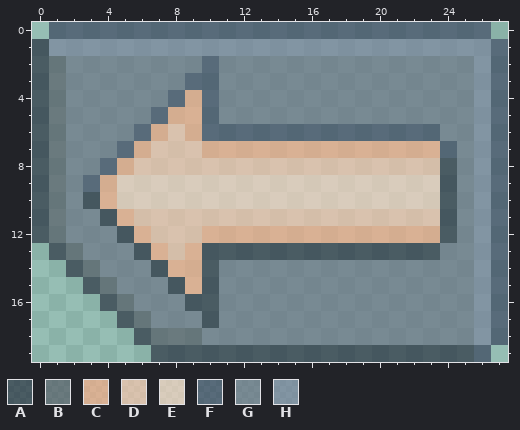
Edited in one commit: pixel-art sprite (M4BO Project/Assets/Sprites/UI/arrowkeys/arrowleft.png). The picture above was drawn from the file before the commit.
The file is 32x32 pixels. The old version is drawn lined up with the new one, on the new canvas.
Palette (. is transparent): A #1e2335a2  B #50535fa2  C #ffaa82a2  D #ffc5aaa2  E #ffd4c0a2  F #343c58a2  G #676c80a2  H #777e9aa2
Pixels before, first column x 0:
 0 .FFFFFFFFFFFFFFFFFFFFFFFFFF.
 1 AHHHHHHHHHHHHHHHHHHHHHHHHHHF
 2 ABGGGGGGGGFGGGGGGGGGGGGGGGHF
 3 ABGGGGGGGFFGGGGGGGGGGGGGGGHF
 4 ABGGGGGGFCFGGGGGGGGGGGGGGGHF
 5 ABGGGGGFCCFGGGGGGGGGGGGGGGHF
 6 ABGGGGFCDCFFFFFFFFFFFFFFGGHF
 7 ABGGGFCDDDCCCCCCCCCCCCCCFGHF
 8 ABGGFCDDDDDDDDDDDDDDDDDDAGHF
 9 ABGFCEEEEEEEEEEEEEEEEEEEAGHF
10 ABGACEEEEEEEEEEEEEEEEEEEAGHF
11 ABGGACDDDDDDDDDDDDDDDDDDAGHF
12 ABGGGACDDDCCCCCCCCCCCCCCAGHF
13 .ABGGGACDCAAAAAAAAAAAAAAGGHF
14 ..ABGGGACCAGGGGGGGGGGGGGGGHF
15 ...ABGGGACAGGGGGGGGGGGGGGGHF
16 ....ABGGGAAGGGGGGGGGGGGGGGHF
17 .....ABGGGAGGGGGGGGGGGGGGGHF
18 ......ABBBGGGGGGGGGGGGGGGGHF
19 .......AAAAAAAAAAAAAAAAAAAF.
Once edited:
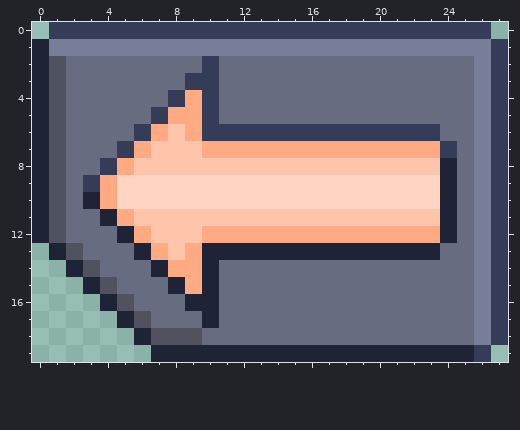
The edit:
canvas 32x32 -> 28x20, the old top-left corner now at -2,-6 (the part of the old canvas that was cut away was empty and is not shown)
colour A: #1e2335a2 -> #1e2335
colour B: #50535fa2 -> #50535f
colour C: #ffaa82a2 -> #ffaa82
colour D: #ffc5aaa2 -> #ffc5aa
colour E: #ffd4c0a2 -> #ffd4c0
colour F: #343c58a2 -> #343c58
colour G: #676c80a2 -> #676c80
colour H: #777e9aa2 -> #777e9a
Where, in picture pixels (left, top, right, bottom), the same in both pictures:
changed: (32, 22, 508, 362)
